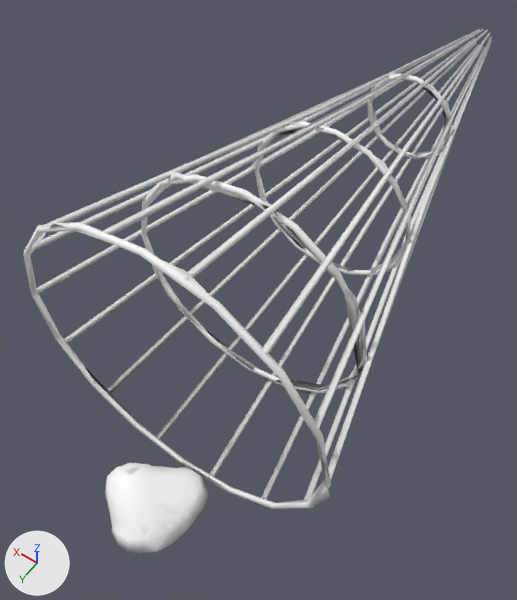
An edit to the glTF model public/models/props/m_wo_fish_trap.glb, drawn before and after from the same camera.
Camera for both pictures: a camera (50 mm lens) standing at (-0.437, 0.729, 1.188) and looking at (0.023, 0.085, 0.175). Every picture has the same lights, and +X, +Y and +Z are marked at lower left. The first picture is the older version.

Names of what the first picture shows: 'lod0__stone', 'lod0__wicker', 'lod1__stone', 'lod1__wicker'.
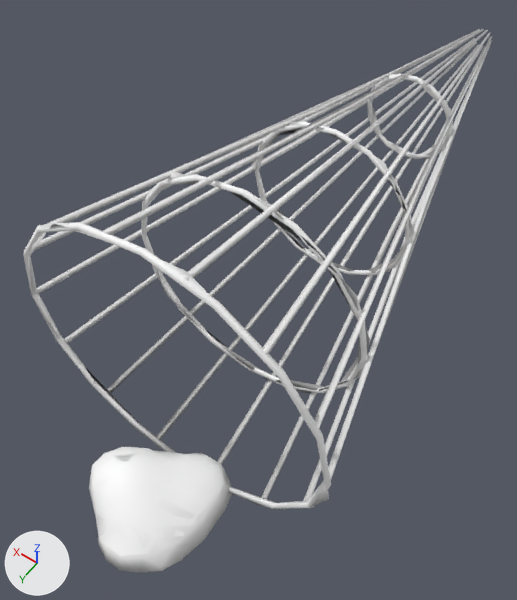
Where the change shows, as pixel boxes [x1, y1, x2, y2] in the pictures (517 x 600 px; the box of a moved part takes in the faces that stretch with it):
'lod0__stone', moved, rescaled (38% wider, 38% taller)
    before: [105, 463, 208, 553]
    after: [89, 447, 232, 572]
'lod1__stone', moved, rescaled (36% wider, 38% taller)
    before: [106, 463, 208, 553]
    after: [90, 447, 229, 572]
part 1 of me_lod0__wicker, edited (looks the same)
    both: [57, 30, 488, 509]
part 3 of me_lod1__wicker, moved or reshaped
    before: [386, 73, 452, 159]
    after: [385, 73, 452, 159]
part 4 of me_lod1__wicker, moved or reshaped
    before: [143, 172, 368, 393]
    after: [143, 172, 370, 393]
part 5 of me_lod1__wicker, moved or reshaped
    before: [369, 159, 411, 272]
    after: [369, 159, 414, 272]
part 6 of me_lod1__wicker, moved or reshaped
    before: [278, 444, 330, 507]
    after: [282, 486, 329, 507]
part 7 of me_lod1__wicker, edited (looks the same)
    both: [85, 33, 489, 509]

The change, as a list of edits to the scene's bpy script:
```text
Change me_lod0__wicker:
    where me_lod0__wicker.from_pydata(...)  # 390 vertices, 708 faces; spans x -0.286..0.286, y -0.751..0.356, z -0.006..0.566
    used by ob_lod0__wicker; location = (0.0, 0.0, 0.0)
    me_lod0__wicker part 1: 239 kept faces spanning x -0.286..0.286, y -0.751..0.356, z -0.006..0.482 get new vertex colours
Change me_lod0__stone:
    used by ob_lod0__stone; location = (0.0, 0.0, 0.0)
    remove me_lod0__stone.from_pydata(...)  # 206 vertices, 408 faces; spans x -0.088..0.072, y 0.356..0.53, z -0.007..0.068
    add me_lod0__stone.from_pydata(...)  # 206 vertices, 408 faces; spans x -0.122..0.1, y 0.32..0.56, z -0.009..0.093
    me_lod0__stone part 2: the whole mesh is scaled about its middle by 1.38, then moved by (-0.003, -0.003, 0.012)
Change me_lod1__wicker:
    used by ob_lod1__wicker; location = (0.0, 0.0, 0.0)
    remove me_lod1__wicker.from_pydata(...)  # 175 vertices, 268 faces; spans x -0.287..0.286, y -0.749..0.356, z -0.003..0.564
    add me_lod1__wicker.from_pydata(...)  # 175 vertices, 268 faces; spans x -0.286..0.286, y -0.749..0.356, z -0.003..0.564
    me_lod1__wicker part 3: 4 vertices moved from x -0.071..0.019, y -0.406..-0.396, z 0.343..0.37 to x -0.073..0.01, y -0.403..-0.395, z 0.329..0.375; 7 vertices removed from x -0.091..-0.017, y -0.402..-0.393, z 0.196..0.338; 7 vertices added at x -0.09..-0.036, y -0.406..-0.394, z 0.199..0.335
    me_lod1__wicker part 4: 2 vertices moved from x -0.191..-0.187, y 0.145..0.146, z 0.16..0.402 to x -0.179..-0.155, y 0.146..0.148, z 0.149..0.431; 7 vertices removed from x -0.226..0.123, y 0.146..0.156, z 0.238..0.497; 8 vertices added at x -0.223..0.152, y 0.144..0.155, z 0.229..0.494
    me_lod1__wicker part 5: 6 vertices removed from x -0.166..-0.146, y -0.106..-0.097, z 0.248..0.363; 5 vertices added at x -0.167..-0.134, y -0.105..-0.095, z 0.251..0.373
    me_lod1__wicker part 6: 3 vertices removed from x -0.287..-0.261, y 0.348..0.354, z 0.235..0.387; 3 vertices added at x -0.286..-0.261, y 0.348..0.353, z 0.231..0.388
    me_lod1__wicker part 7: 98 kept faces spanning x -0.26..0.259, y -0.749..0.356, z -0.003..0.553 get new vertex colours
Change me_lod1__stone:
    used by ob_lod1__stone; location = (0.0, 0.0, 0.0)
    remove me_lod1__stone.from_pydata(...)  # 83 vertices, 162 faces; spans x -0.088..0.072, y 0.357..0.53, z -0.006..0.069
    add me_lod1__stone.from_pydata(...)  # 83 vertices, 162 faces; spans x -0.122..0.1, y 0.322..0.56, z -0.009..0.095
    me_lod1__stone part 8: the whole mesh is scaled about its middle by 1.38, then moved by (-0.003, -0.002, 0.012)
```
